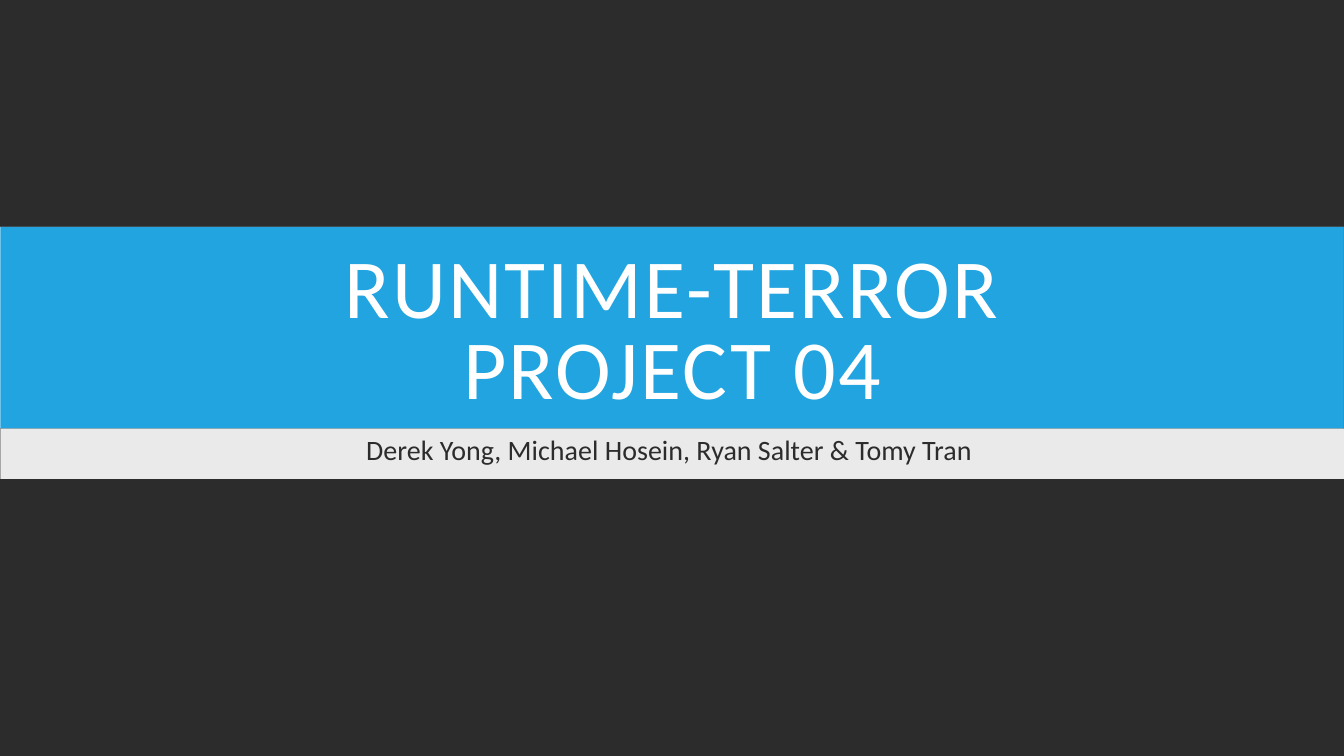
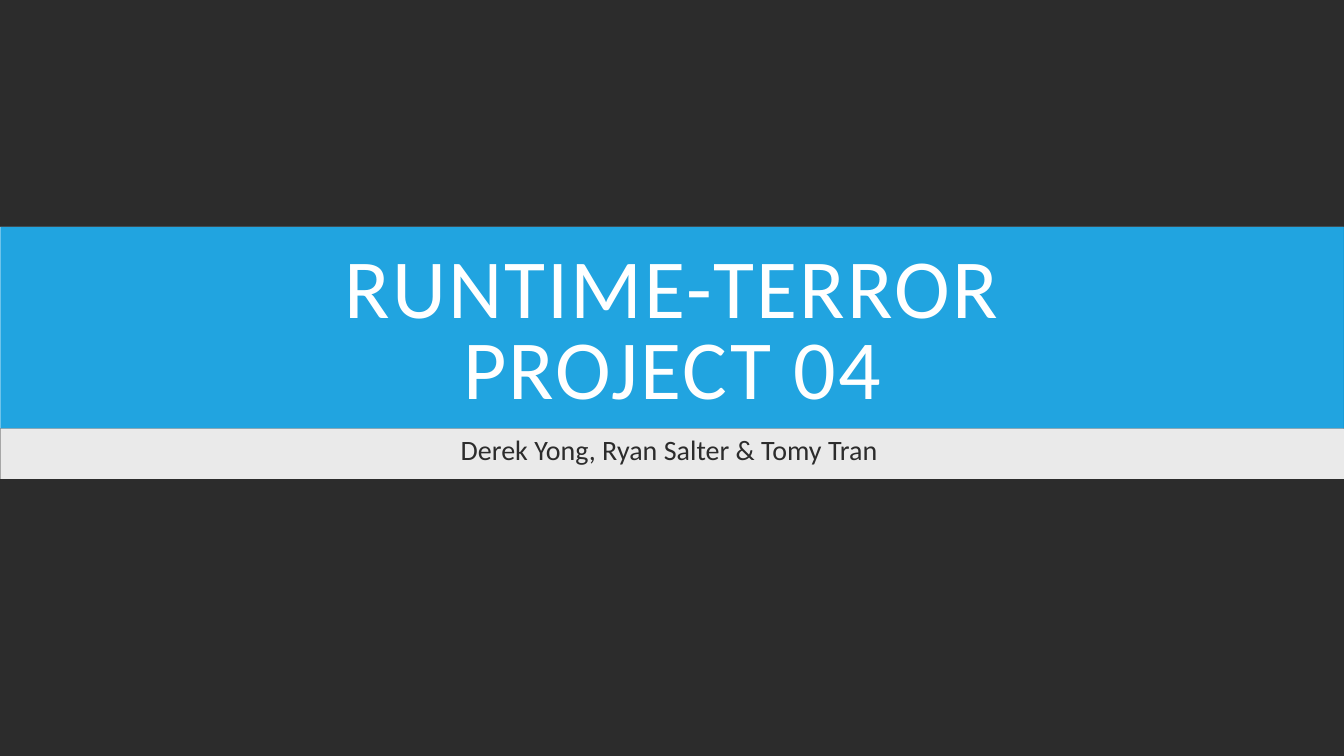
Before and after one commit to WebProgrammingTeam3/Project-4, a slide deck: slide 1 of Project04.pptx. Drawn at 1344x756 pixels with LibreOffice and Linux fonts; fonts in the diff are those of the drawing; background and template pictures are left out. Boxes give left, top, right and bottom in pixels: in the first picture for what was removed or moved away, otherwise in the second. Text is boxed around its words. In the diff, an @@ line names an element or a change of style, - is before the commit and + after.

```diff
--- a/Project04.pptx
+++ b/Project04.pptx
@@ subtitle at <box>461,440,877,465</box>: text changed @@
-Derek Yong, Michael Hosein, Ryan Salter & Tomy Tran
+Derek Yong, Ryan Salter & Tomy Tran
```
Also in this commit, not shown: 5 other slides changed, 2 slides added, 3 slides removed.
